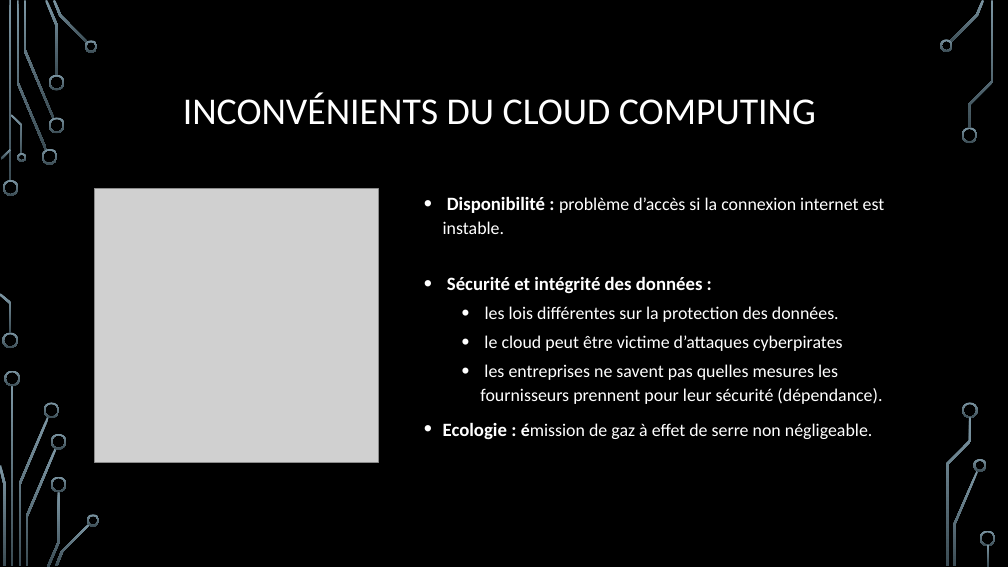
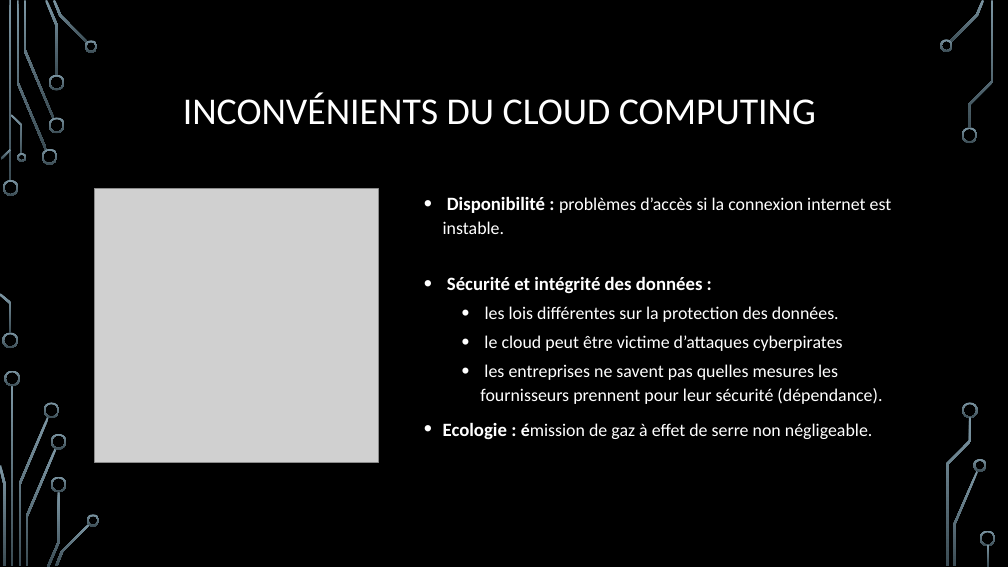
Before and after one commit to CorleoneDany/Cloud-Computing, a slide deck: slide 24 of Cloud Computing - F.pptx. Drawn at 1008x567 pixels with LibreOffice and Linux fonts; fonts in the diff are those of the drawing; grey boxes stand for pictures; background and template pictures are left out. Boxes give left, top, right and bottom in pixels: in the first picture for what was removed or moved away, otherwise in the second. Text is boxed around its words. In the diff, an @@ line names an element or a change of style, - is before the commit and + after.

```diff
--- a/Cloud Computing - F.pptx
+++ b/Cloud Computing - F.pptx
@@ text at (x1=443, y1=196, x2=892, y2=234): text changed @@
-• Disponibilité : problème d’accès si la connexion internet est instable.
+• Disponibilité : problèmes d’accès si la connexion internet est instable.
```
Also in this commit, not shown: 8 other slides changed.
